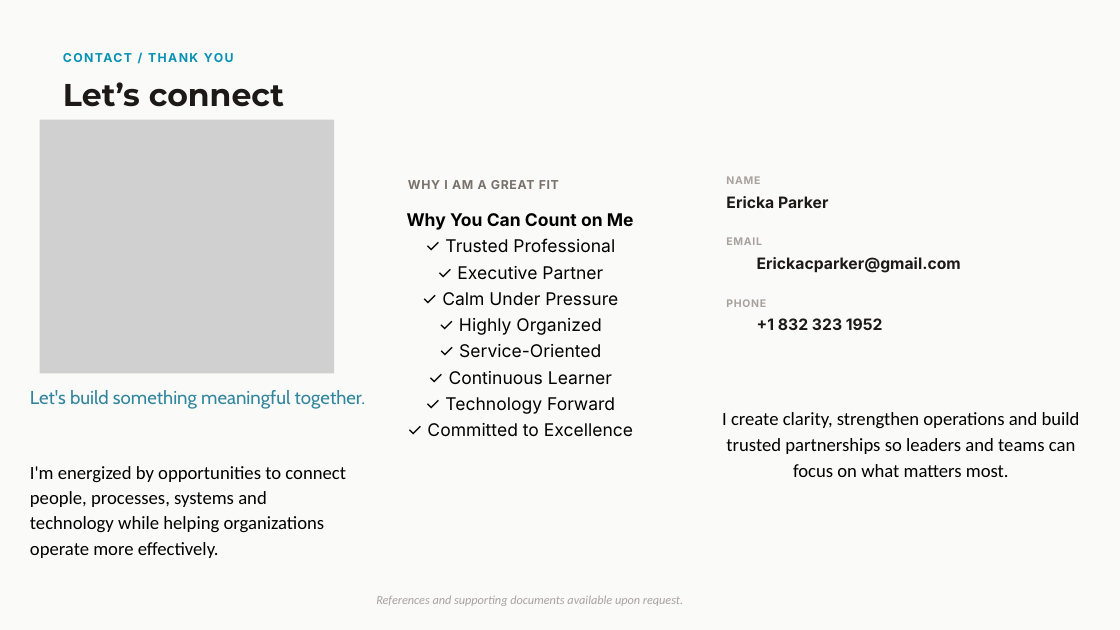
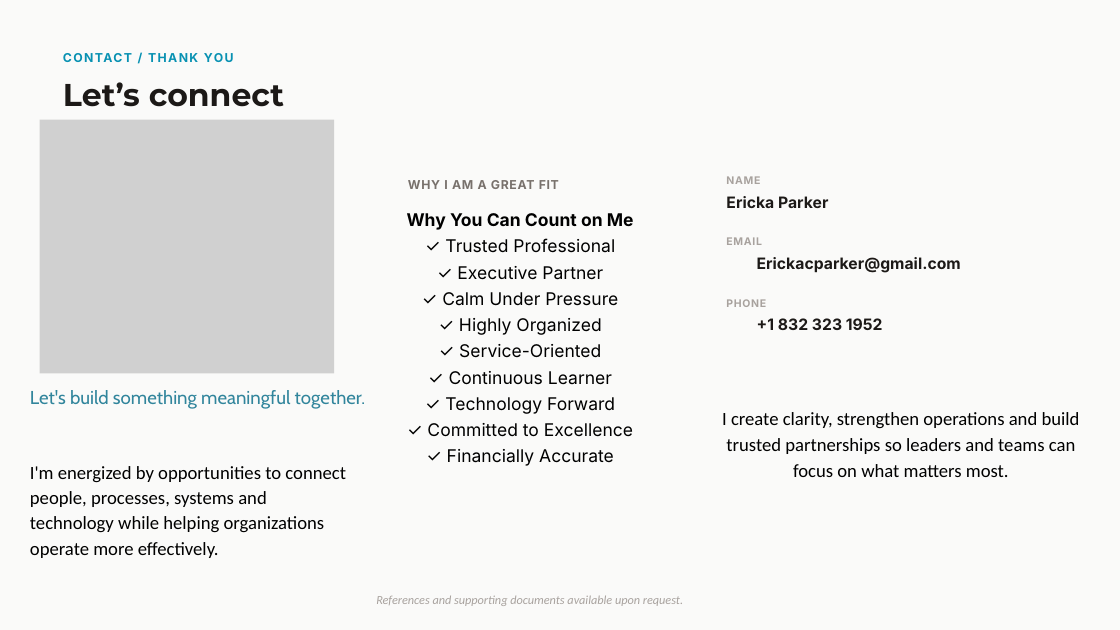
Before and after one commit to erickacparker-cell/erickacparker-cell.github.io, a slide deck: slide 11 of ericka-portfolio.pptx (slide 10 before the commit). Drawn at 1120x630 pixels with LibreOffice and Linux fonts; fonts in the diff are those of the drawing; grey boxes stand for pictures. Boxes give left, top, right and bottom in pixels: in the first picture for what was removed or moved away, otherwise in the second. Text is boxed around its words. In the diff, an @@ line names an element or a change of style, - is before the commit and + after.

```diff
--- a/ericka-portfolio.pptx
+++ b/ericka-portfolio.pptx
@@ text at box(447, 449, 614, 466): paragraph added @@
+✓ Financially Accurate
```
Also in this commit, not shown: 1 other slide changed, 1 slide added.
